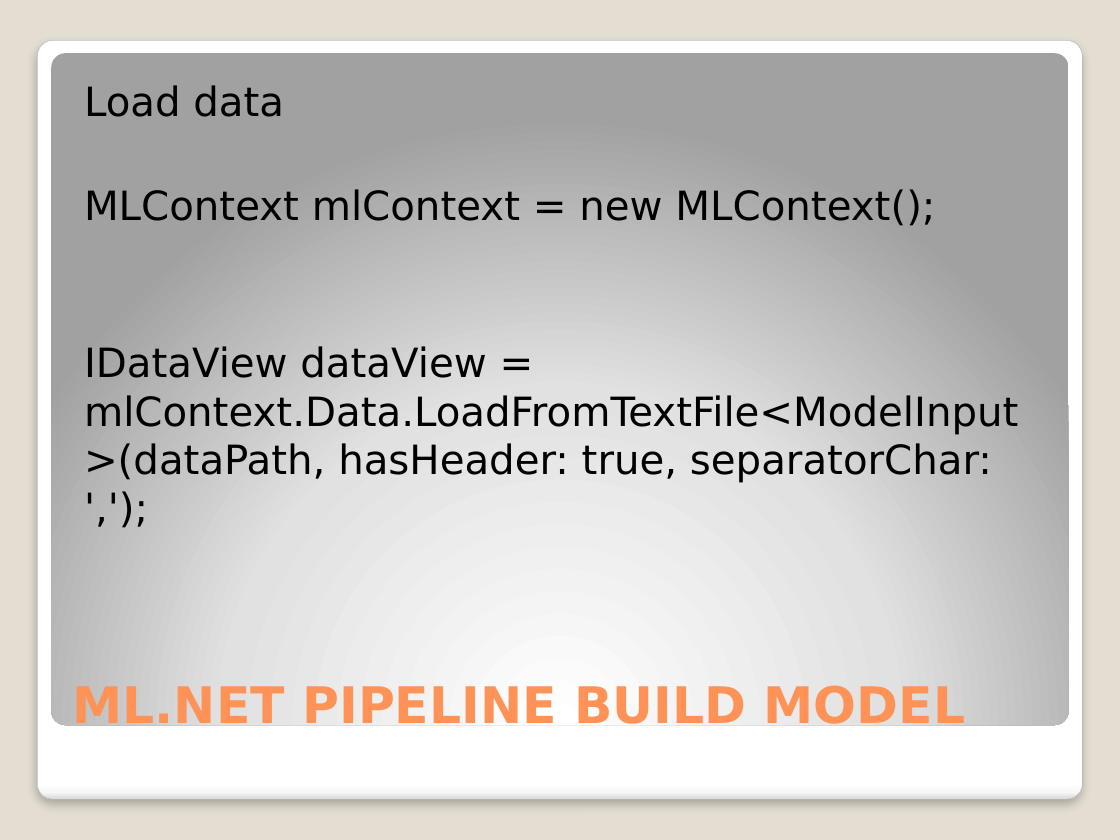
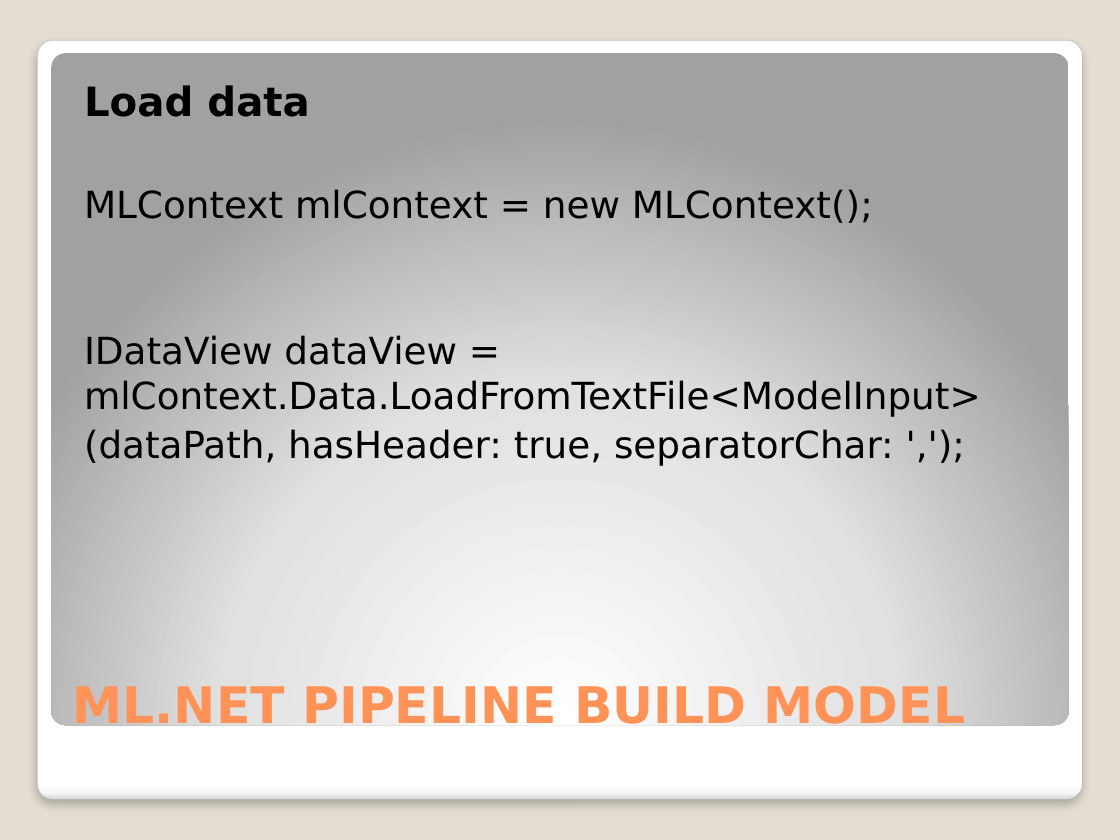
Before and after one commit to djkormo/mlnet-cli, a slide deck: slide 13 of presentation/Machine learning in Azure without Python.pptx. Drawn at 1120x840 pixels with LibreOffice and Linux fonts; fonts in the diff are those of the drawing. Boxes give left, top, right and bottom in pixels: in the first picture for what was removed or moved away, otherwise in the second. Text is boxed around its words. In the diff, an @@ line names an element or a change of style, - is before the commit and + after.

```diff
--- a/presentation/Machine learning in Azure without Python.pptx
+++ b/presentation/Machine learning in Azure without Python.pptx
@@ text at [84, 85, 873, 223]: bold on in "Load data"; size 25.9 to 24.1 pt in "MLContext mlContext = new MLContext();" @@
@@ text at [84, 335, 981, 465]: text changed; size 25.9 to 24.1 pt @@
-IDataView dataView = mlContext.Data.LoadFromTextFile<ModelInput>(dataPath, hasHeader: true, separatorChar: ',');
+IDataView dataView = mlContext.Data.LoadFromTextFile<ModelInput>
+(dataPath, hasHeader: true, separatorChar: ',');
```
Also in this commit, not shown: 5 other slides changed.
